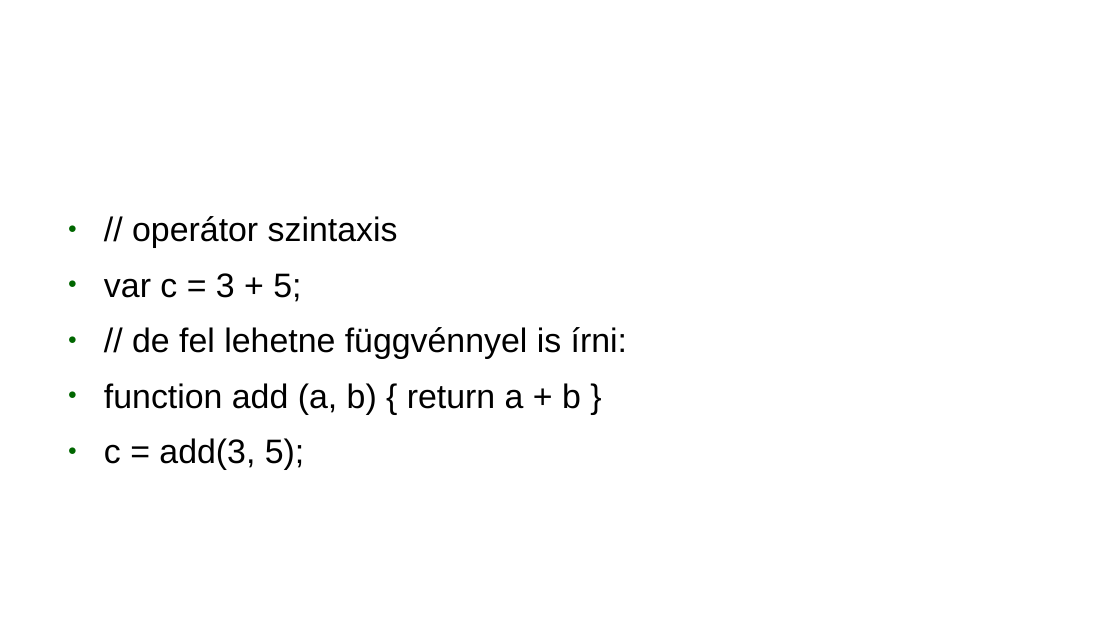
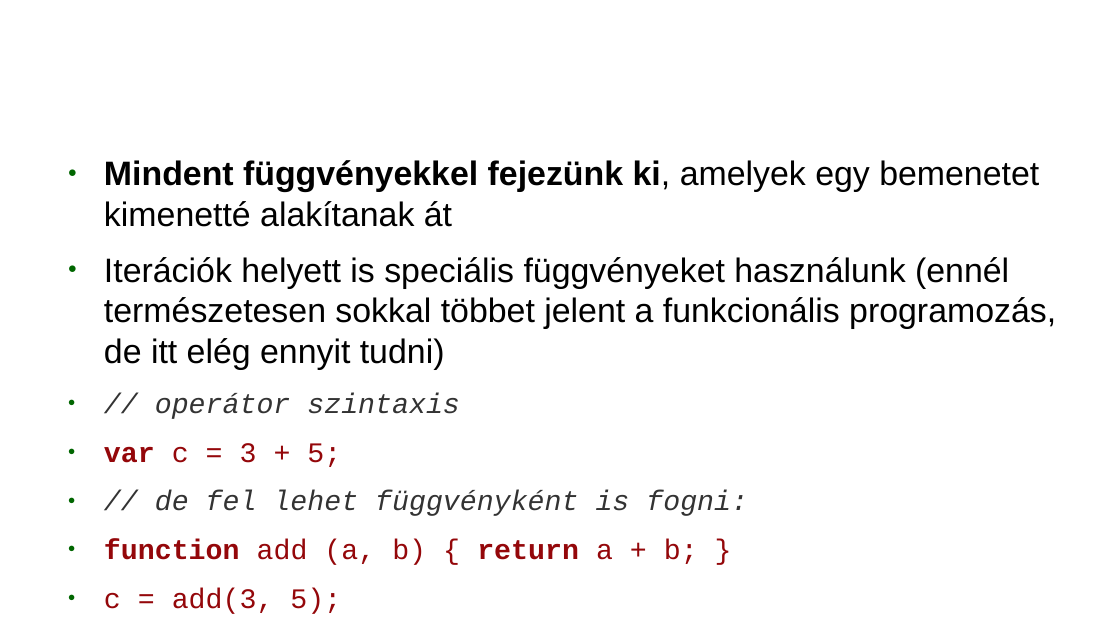
Before and after one commit to webandras/google_earth_engine_kutatas, a slide deck: slide 29 of google_earth_engine_gulacsi_andras_2018.odp (slide 31 before the commit). Drawn at 1120x630 pixels with LibreOffice and Linux fonts; fonts in the diff are those of the drawing; background and template pictures are left out. Boxes give left, top, right and bottom in pixels: in the first picture for what was removed or moved away, otherwise in the second. Text is boxed around its words. In the diff, an @@ line names an element or a change of style, - is before the commit and + after.

```diff
--- a/google_earth_engine_gulacsi_andras_2018.odp
+++ b/google_earth_engine_gulacsi_andras_2018.odp
@@ text at <box>104,160,1056,370</box>: paragraphs added @@
+● Mindent függvényekkel fejezünk ki, amelyek egy bemenetet kimenetté alakítanak át
+● Iterációk helyett is speciális függvényeket használunk (ennél természetesen sokkal többet jelent a funkcionális programozás, de itt elég ennyit tudni)
@@ text at <box>104,393,460,614</box>: size 24 to 20 pt, font Arial to Courier New in "// operátor szintaxis", "var c = 3 + 5;", "c = add(3, 5);"; text colour #000000 to #333333, italic on in "// operátor szintaxis"; text colour #000000 to #94070A in "var c = 3 + 5;", "c = add(3, 5);"; bold on in "var" @@
@@ text at <box>104,490,748,565</box>: text changed; size 24 to 20 pt; font Arial to Courier New; text colour #000000 to #333333; italic on @@
-● // de fel lehetne függvénnyel is írni:
-● function add (a, b) { return a + b }
+● // de fel lehet függvényként is fogni:
+● function add (a, b) { return a + b; }
```
Also in this commit, not shown: 29 other slides changed, 24 slides added, 3 slides removed, 16 other files.
